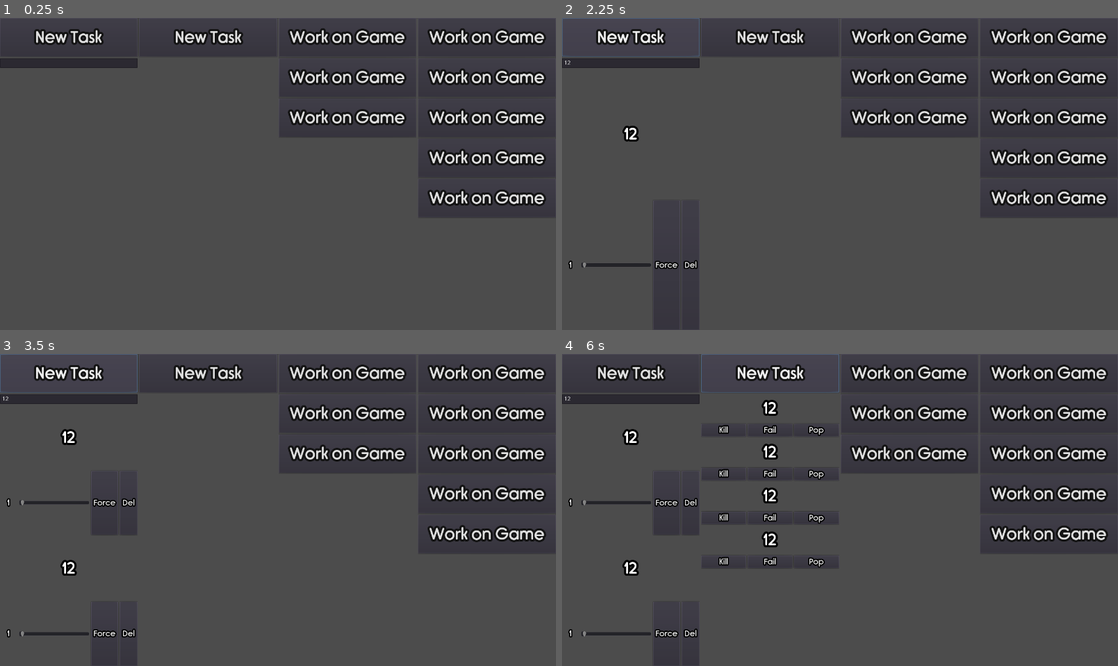
Above: before the commit, frames 1-4 (two rows, left to right).
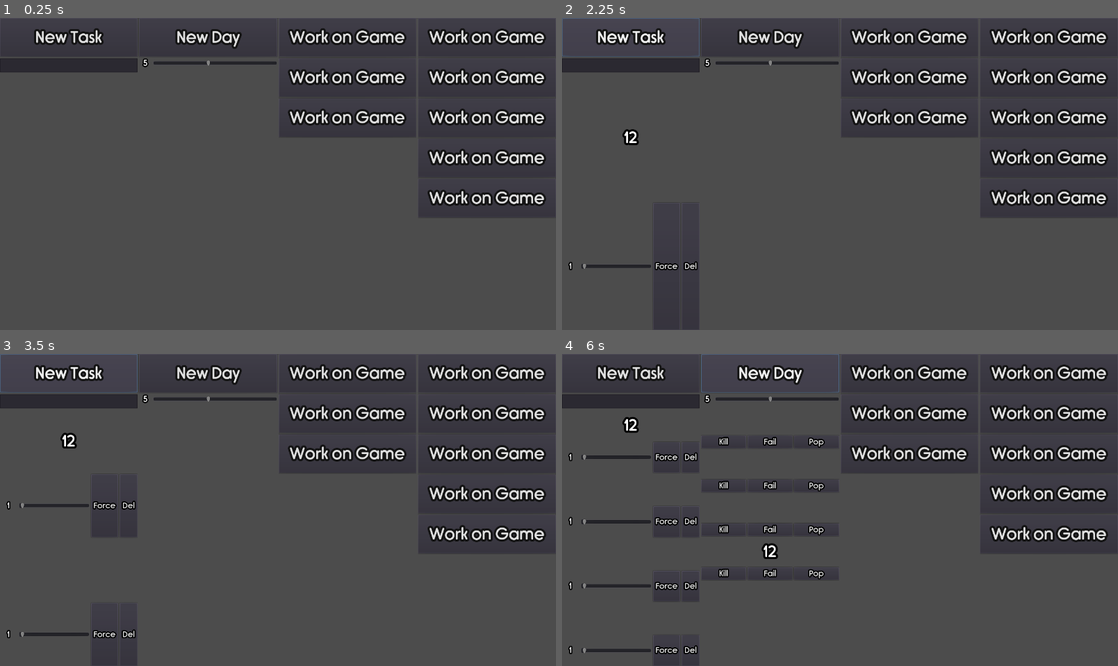
Above: after the commit, the same moments.

Repository: Tzeryushi/Daily-Driving
Game: Godot game, scene res://MainBlock.tscn
Same seed, same stepped clock (60 frames per second), same inputs: the game is played once before the commit and once after it.
Inputs (mouse positions are in pixels of both pictures, inside the frame that each line leads up to):
- Up to frame 1 (0.25 s): no input
- Up to frame 2 (2.25 s): click (628, 61) at 0.52 s; type "12" at 0.6 s; click "Work on Game" at 1.25 s; click "New Task" at 2 s
- Up to frame 3 (3.5 s): click "New Task" at 2.75 s
- Up to frame 4 (6 s): click "New Task" at 3.5 s; click "New Task" at 4.25 s; click "New Task" (after the commit: "New Day") at 5 s; click "New Task" (after the commit: "New Day") at 5.75 s

The runs differ from the first frame. In frame 1, 0.9% of the frame differs, in the area x 0-50%, y 3-18%; in frame 2, 1.3%; in frame 3, 1.7%; in frame 4, 5.1%, in the area x 0-50%, y 3-97%.

Commit message:
Number prop for daily tasks

Diff:
--- a/DailyTaskContainer.gd
+++ b/DailyTaskContainer.gd
@@ -1,14 +1,21 @@
 extends VBoxContainer
 
-onready var pool = $DailyTasks/VBoxContainer
+onready var pool := $DailyTasks/VBoxContainer
+onready var task_number_label := $HBoxContainer/NumberLabel
+onready var task_number_slider := $HBoxContainer/TaskNumber
 
 export(NodePath) var element_container
 
 export var daily_element : PackedScene
 
+var number_of_tasks
 
 func _ready() -> void:
 	element_container = get_node(element_container)
+	#TODO: get this from save file
+	number_of_tasks = 5
+	task_number_label.text = String(number_of_tasks)
+	task_number_slider.value = number_of_tasks
 #get list of nodes within the pool, select amount based on priority
 
 func _create_new_element(title:String, origin:Node) -> Node:
@@ -19,9 +26,11 @@
 	return temp_element
 
 func _on_NewDay_pressed():
-	var chosen = element_container.get_child(select_index())
-	chosen.link_daily_node(_create_new_element(chosen.get_title(), chosen))
-	chosen.used = true
+	for i in range(0, number_of_tasks):
+		var chosen = element_container.get_child(select_index())
+		if !chosen.used:
+			chosen.link_daily_node(_create_new_element(chosen.get_title(), chosen))
+			chosen.used = true
 
 func select_index() -> int:
 	var weight_array = []
@@ -50,3 +59,7 @@
 	node_x.daily_node = null
 	node_x.used = false
 	element.queue_free()
+
+func _on_TaskNumber_value_changed(value):
+	number_of_tasks = value
+	task_number_label.text = String(value)
--- a/ElementContainer.gd
+++ b/ElementContainer.gd
@@ -13,6 +13,11 @@
 
 func _on_NewElement_pressed():
 	_create_new_element(input_field.get_text())
+	input_field.text = ""
+
+func _on_NewInput_text_entered(new_text):
+	_create_new_element(input_field.get_text())
+	input_field.text = ""
 
 func _on_element_delete(element) -> void:
 	if element.daily_node != null:
--- a/MainBlock.tscn
+++ b/MainBlock.tscn
@@ -6,6 +6,7 @@
 [ext_resource path="res://ElementContainer.gd" type="Script" id=4]
 [ext_resource path="res://DailyTaskContainer.gd" type="Script" id=5]
 [ext_resource path="res://DailyElement.tscn" type="PackedScene" id=6]
+[ext_resource path="res://ElementDetails.tres" type="Theme" id=7]
 
 [node name="Control" type="Control"]
 anchor_right = 1.0
@@ -34,10 +35,12 @@
 [node name="NewInput" type="LineEdit" parent="HBoxContainer/ElementContainer"]
 margin_top = 99.0
 margin_right = 338.0
-margin_bottom = 123.0
+margin_bottom = 134.0
+theme = ExtResource( 7 )
+align = 1
 
 [node name="Pool" type="ScrollContainer" parent="HBoxContainer/ElementContainer"]
-margin_top = 127.0
+margin_top = 138.0
 margin_right = 338.0
 margin_bottom = 768.0
 size_flags_horizontal = 3
@@ -45,7 +48,7 @@
 
 [node name="VBoxContainer" type="VBoxContainer" parent="HBoxContainer/ElementContainer/Pool"]
 margin_right = 338.0
-margin_bottom = 641.0
+margin_bottom = 630.0
 size_flags_horizontal = 3
 size_flags_vertical = 3
 
@@ -64,10 +67,35 @@
 margin_bottom = 95.0
 mouse_filter = 1
 theme = ExtResource( 1 )
-text = "New Task"
+text = "New Day"
+
+[node name="HBoxContainer" type="HBoxContainer" parent="HBoxContainer/DailyTaskContainer"]
+margin_top = 99.0
+margin_right = 339.0
+margin_bottom = 124.0
+
+[node name="NumberLabel" type="Label" parent="HBoxContainer/DailyTaskContainer/HBoxContainer"]
+margin_right = 30.0
+margin_bottom = 25.0
+size_flags_horizontal = 3
+size_flags_vertical = 3
+theme = ExtResource( 7 )
+align = 1
+valign = 1
+
+[node name="TaskNumber" type="HSlider" parent="HBoxContainer/DailyTaskContainer/HBoxContainer"]
+margin_left = 34.0
+margin_right = 339.0
+margin_bottom = 25.0
+size_flags_horizontal = 3
+size_flags_vertical = 3
+size_flags_stretch_ratio = 10.0
+min_value = 1.0
+max_value = 10.0
+value = 5.0
 
 [node name="DailyTasks" type="ScrollContainer" parent="HBoxContainer/DailyTaskContainer"]
-margin_top = 99.0
+margin_top = 128.0
 margin_right = 339.0
 margin_bottom = 768.0
 size_flags_horizontal = 3
@@ -75,7 +103,7 @@
 
 [node name="VBoxContainer" type="VBoxContainer" parent="HBoxContainer/DailyTaskContainer/DailyTasks"]
 margin_right = 339.0
-margin_bottom = 669.0
+margin_bottom = 640.0
 size_flags_horizontal = 3
 size_flags_vertical = 3
 
@@ -168,4 +196,6 @@
 text = "Work on Game"
 
 [connection signal="pressed" from="HBoxContainer/ElementContainer/NewElement" to="HBoxContainer/ElementContainer" method="_on_NewElement_pressed"]
+[connection signal="text_entered" from="HBoxContainer/ElementContainer/NewInput" to="HBoxContainer/ElementContainer" method="_on_NewInput_text_entered"]
 [connection signal="pressed" from="HBoxContainer/DailyTaskContainer/NewDay" to="HBoxContainer/DailyTaskContainer" method="_on_NewDay_pressed"]
+[connection signal="value_changed" from="HBoxContainer/DailyTaskContainer/HBoxContainer/TaskNumber" to="HBoxContainer/DailyTaskContainer" method="_on_TaskNumber_value_changed"]
--- a/PoppedElement.tscn
+++ b/PoppedElement.tscn
@@ -9,9 +9,8 @@
 margin_bottom = -659.0
 
 [node name="Label" type="Label" parent="."]
-margin_top = 1.0
 margin_right = 308.0
-margin_bottom = 50.0
+margin_bottom = 69.0
 size_flags_horizontal = 3
 size_flags_vertical = 6
 theme = ExtResource( 1 )
@@ -20,31 +19,31 @@
 valign = 1
 
 [node name="HBoxContainer" type="HBoxContainer" parent="."]
-margin_top = 56.0
+margin_top = 73.0
 margin_right = 308.0
 margin_bottom = 109.0
 size_flags_horizontal = 3
 size_flags_vertical = 3
 
-[node name="Button" type="Button" parent="HBoxContainer"]
+[node name="Unpop" type="Button" parent="HBoxContainer"]
 margin_right = 74.0
-margin_bottom = 53.0
+margin_bottom = 36.0
 size_flags_horizontal = 3
 
 [node name="Button2" type="Button" parent="HBoxContainer"]
 margin_left = 78.0
 margin_right = 152.0
-margin_bottom = 53.0
+margin_bottom = 36.0
 size_flags_horizontal = 3
 
 [node name="Button3" type="Button" parent="HBoxContainer"]
 margin_left = 156.0
 margin_right = 230.0
-margin_bottom = 53.0
+margin_bottom = 36.0
 size_flags_horizontal = 3
 
 [node name="Button4" type="Button" parent="HBoxContainer"]
 margin_left = 234.0
 margin_right = 308.0
-margin_bottom = 53.0
+margin_bottom = 36.0
 size_flags_horizontal = 3
Not shown: 1 places in MainBlock.tscn that only renumber resources
